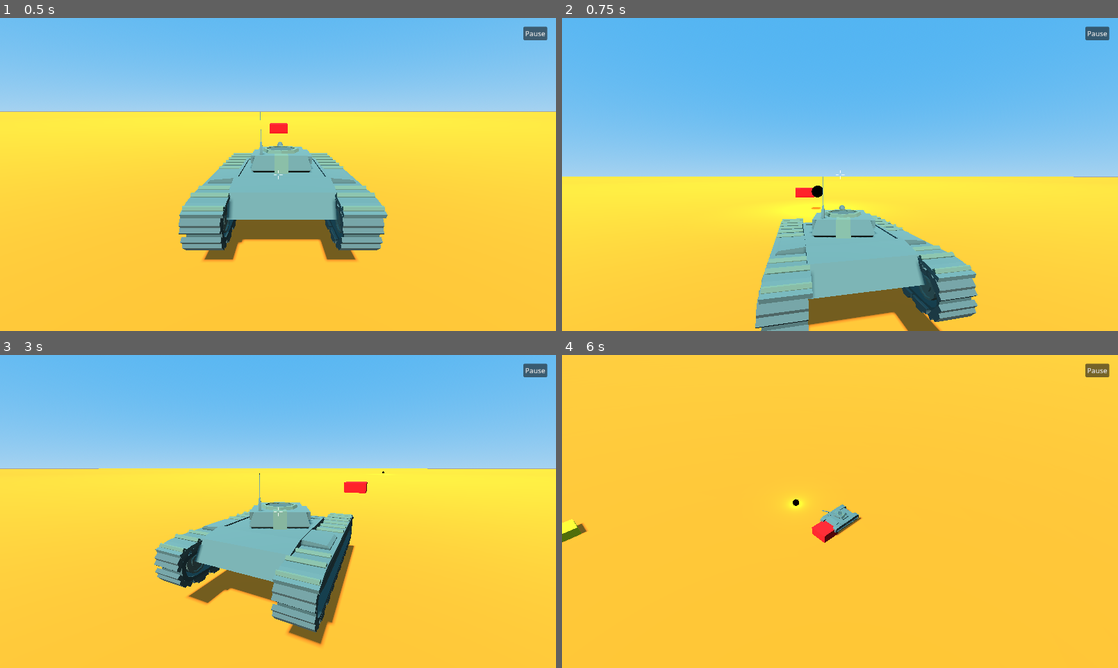
Above: before the commit, frames 1-4 (two rows, left to right).
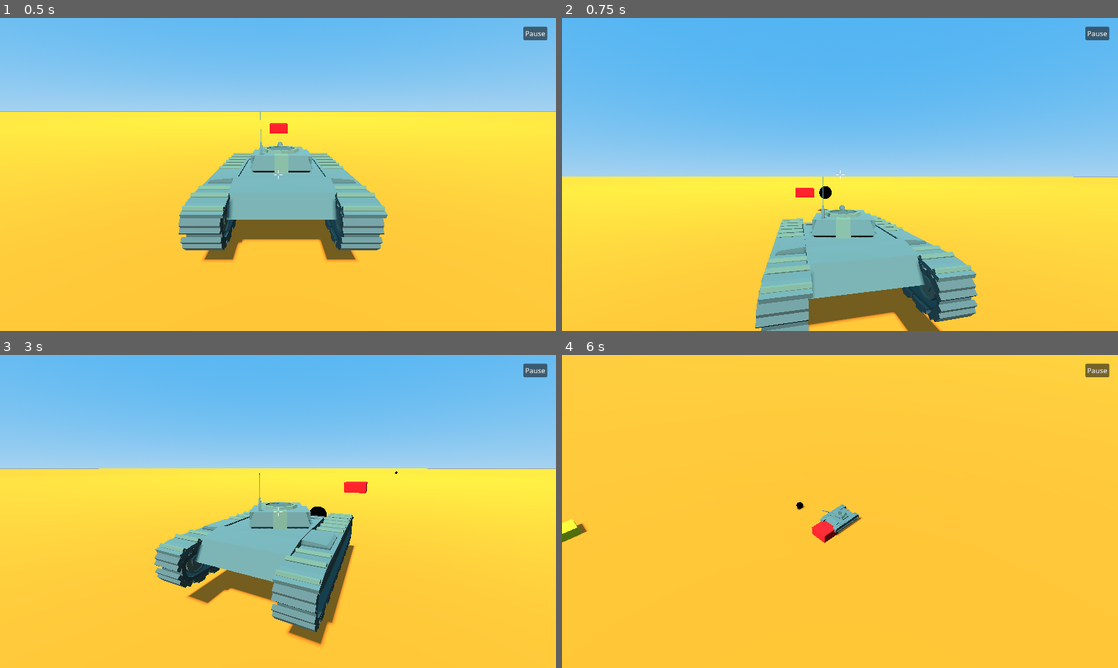
Above: after the commit, the same moments.

Repository: LeanEntropy/playdreams_code_templates
Game: Godot game, scene res://main.tscn
The game is run twice, just before and just after one commit, with the same random seed, the same clock (stepped at 60 frames per second) and the same inputs.
Inputs (mouse positions are in pixels of both pictures, inside the frame that each line leads up to):
- Up to frame 1 (0.5 s): no input
- Up to frame 2 (0.75 s): tap Enter at 0.5 s; move the mouse to (867, 174) at 0.52 s; press the mouse at (867, 174) at 0.53 s; hold W (forward) from 0.53 s (still down)
- Up to frame 3 (3 s): release W (forward) at 1.25 s; release the mouse at (305, 511) at 1.25 s; click "Pause" at 1.25 s; click "Resume" at 2 s; move the mouse to (250, 511) at 2.77 s; hold W (forward) from 2.78 s (still down); click (250, 511) at 2.85 s
- Up to frame 4 (6 s): keep holding W (forward); move the mouse to (851, 505) at 3.52 s; hold C (switch_camera) 3.53-4.28 s; click (851, 505) at 3.8 s; move the mouse to (834, 517) at 4.27 s; tap Mouse wheel up (zoom_in) at 4.35 s; click (834, 517) at 4.55 s; move the mouse to (878, 514) at 5.02 s; hold Mouse wheel down (zoom_out) 5.03-5.78 s; click (878, 514) at 5.3 s; move the mouse to (795, 508) at 5.77 s; click (795, 508) at 5.85 s

Frame 1 is identical in both runs. In frame 2, 0.4% of the frame differs, in the area x 38-53%, y 53-65%; in frame 3, less than 0.1%; in frame 4, 0.1%.

Commit message:
fix: remove projectile light, add continuous fire on hold
Remove OmniLight3D from tank projectile scene (muzzle flash remains).
Change shoot input from single-press to hold-to-fire by polling
Input.is_action_pressed in _process instead of _unhandled_input.
Fire rate cooldown still applies between shots.

Co-Authored-By: Claude Opus 4.6 <noreply@anthropic.com>

Diff:
--- a/tanks-3d/assets/tank_projectile.tscn
+++ b/tanks-3d/assets/tank_projectile.tscn
@@ -29,9 +29,4 @@
 mesh = SubResource("SphereMesh_1")
 surface_material_override/0 = SubResource("StandardMaterial3D_1")
 
-[node name="OmniLight3D" type="OmniLight3D" parent="."]
-light_color = Color(1, 0.65, 0, 1)
-light_energy = 4.0
-omni_range = 8.0
-
 [connection signal="body_entered" from="." to="." method="_on_body_entered"]
--- a/tanks-3d/code/components/shooting_component.gd
+++ b/tanks-3d/code/components/shooting_component.gd
@@ -112,8 +112,8 @@
 	reload_time = cfg.get_value("shooting", "reload_time", reload_time)
 
 
-func _unhandled_input(event: InputEvent) -> void:
-	if event.is_action_pressed("shoot") and _can_shoot and not _is_reloading:
+func _process(_delta: float) -> void:
+	if Input.is_action_pressed("shoot") and _can_shoot and not _is_reloading:
 		if _check_ammo():
 			_shoot()
 
